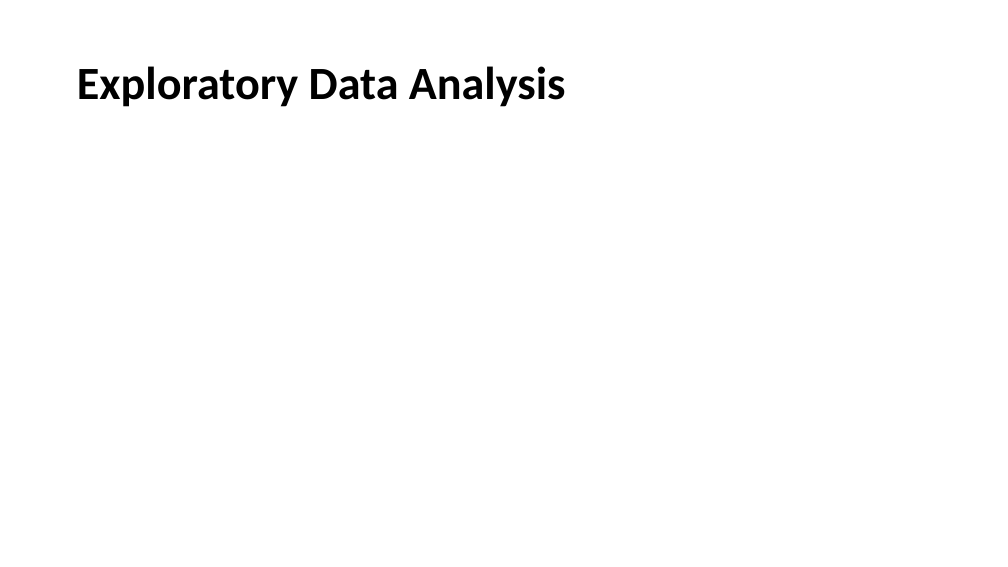
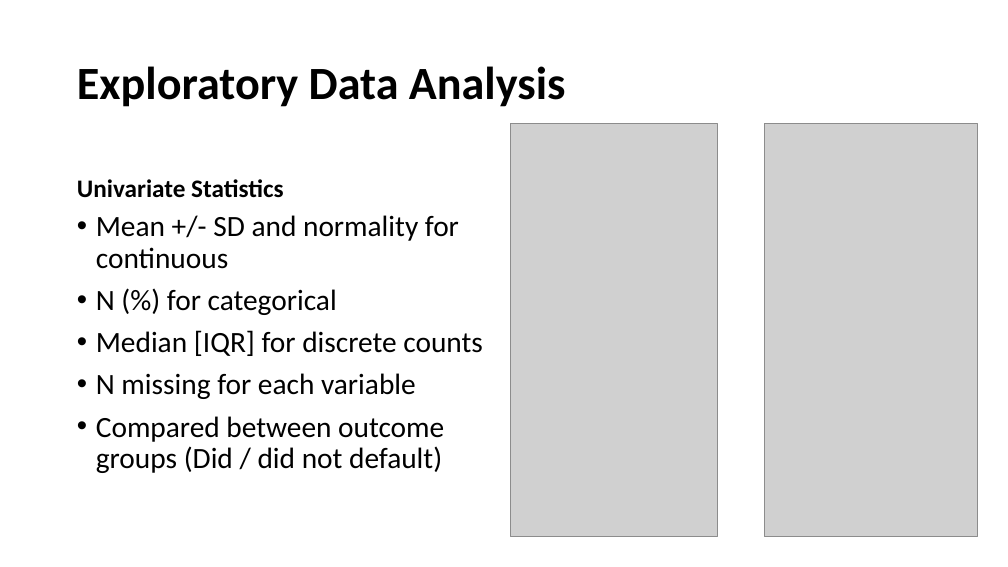
Before and after one commit to daileyco/UGA-Data-Science-Competition, a slide deck: slide 5 of 06-Report/02-Presentation/Presentation.pptx. Drawn at 1008x567 pixels with LibreOffice and Linux fonts; fonts in the diff are those of the drawing; grey boxes stand for pictures. Boxes give left, top, right and bottom in pixels: in the first picture for what was removed or moved away, otherwise in the second. Text is boxed around its words. In the diff, an @@ line names an element or a change of style, - is before the commit and + after.

```diff
--- a/06-Report/02-Presentation/Presentation.pptx
+++ b/06-Report/02-Presentation/Presentation.pptx
@@ picture added at (510, 124, 718, 538) @@
@@ picture added at (765, 124, 978, 538) @@
@@ text added at (77, 179, 283, 198), 24 pt, text #000000, bold @@
+Univariate Statistics
@@ text added at (96, 215, 483, 473), 28 pt, text #000000 @@
+• Mean +/- SD and normality for continuous
+• N (%) for categorical
+• Median [IQR] for discrete counts
+• N missing for each variable
+• Compared between outcome groups (Did / did not default)
```
Also in this commit, not shown: 7 other slides changed, 1 slide added, 1 slide removed, 1 other file.
